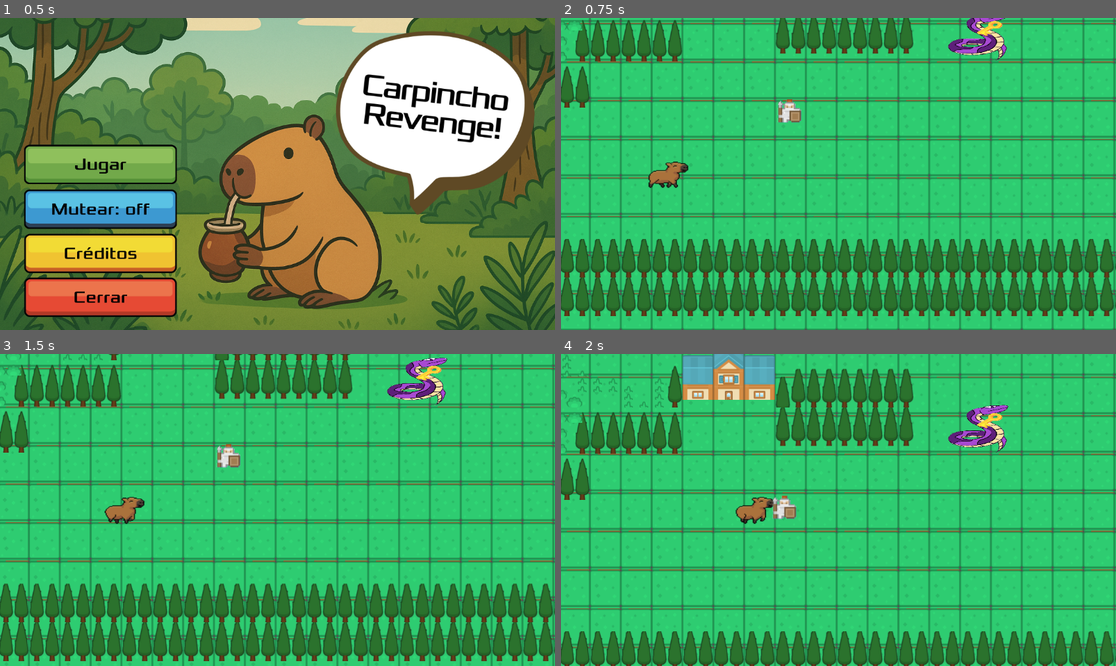
Above: before the commit, frames 1-4 (two rows, left to right).
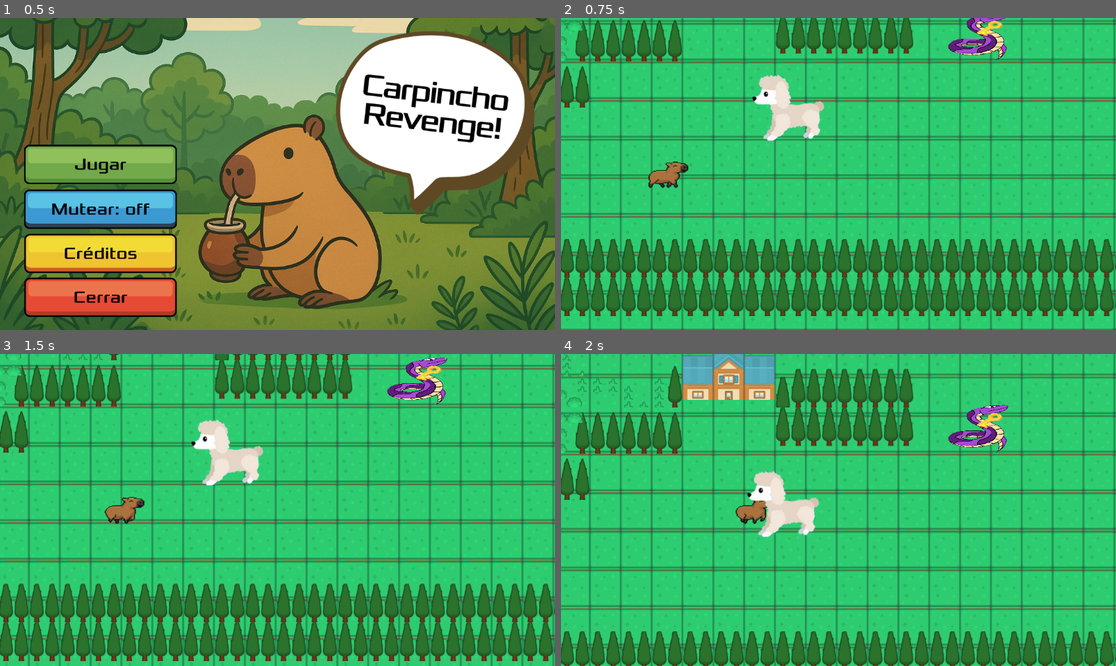
Above: after the commit, the same moments.

Repository: natayadev/carpincho-team
Game: Godot game, scene res://main.tscn
The game is run twice, just before and just after one commit, with the same random seed, the same clock (stepped at 60 frames per second) and the same inputs.
Inputs (mouse positions are in pixels of both pictures, inside the frame that each line leads up to):
- Up to frame 1 (0.5 s): no input
- Up to frame 2 (0.75 s): click (660, 164) at 0.5 s
- Up to frame 3 (1.5 s): tap Enter at 1.25 s; move the mouse to (227, 447) at 1.27 s; hold Right (move_right) from 1.28 s (still down); click (227, 447) at 1.42 s
- Up to frame 4 (2 s): keep holding Right (move_right)

Frame 1 is identical in both runs. In frame 2, 1.4% of the frame differs, in the area x 34-48%, y 18-40%; in frame 3, 1.4%; in frame 4, 1.4%, in the area x 33-47%, y 37-59%.

Commit message:
nuevos tiles

Diff:
--- a/escenas/enemigo/perseguidor.tscn
+++ b/escenas/enemigo/perseguidor.tscn
@@ -1,7 +1,29 @@
-[gd_scene load_steps=6 format=3 uid="uid://blpxvpf1mr1ff"]
+[gd_scene load_steps=9 format=3 uid="uid://blpxvpf1mr1ff"]
 
 [ext_resource type="Script" uid="uid://dfvafkv8bg7ha" path="res://escenas/enemigo/perseguidor.gd" id="1_nthqv"]
-[ext_resource type="Texture2D" uid="uid://drswlw24lf5w0" path="res://assets/compañero.png" id="2_wqgfo"]
+[ext_resource type="Texture2D" uid="uid://dytxustl5qaok" path="res://art/Caniche.png" id="2_nthqv"]
+
+[sub_resource type="AtlasTexture" id="AtlasTexture_wqgfo"]
+atlas = ExtResource("2_nthqv")
+region = Rect2(0, 0, 200, 200)
+
+[sub_resource type="AtlasTexture" id="AtlasTexture_40et8"]
+atlas = ExtResource("2_nthqv")
+region = Rect2(200, 0, 200, 200)
+
+[sub_resource type="SpriteFrames" id="SpriteFrames_yynuq"]
+animations = [{
+"frames": [{
+"duration": 1.0,
+"texture": SubResource("AtlasTexture_wqgfo")
+}, {
+"duration": 1.0,
+"texture": SubResource("AtlasTexture_40et8")
+}],
+"loop": true,
+"name": &"run",
+"speed": 5.0
+}]
 
 [sub_resource type="RectangleShape2D" id="RectangleShape2D_0ga16"]
 size = Vector2(41, 37)
@@ -14,8 +36,9 @@
 [node name="perseguidor" type="CharacterBody2D"]
 script = ExtResource("1_nthqv")
 
-[node name="Compañero" type="Sprite2D" parent="."]
-texture = ExtResource("2_wqgfo")
+[node name="run" type="AnimatedSprite2D" parent="."]
+sprite_frames = SubResource("SpriteFrames_yynuq")
+animation = &"run"
 
 [node name="CollisionShape2D" type="CollisionShape2D" parent="."]
 position = Vector2(-1, 1)
Not shown, added: art/Caniche.png.import
Binary file added: art/Double (128px)/box.png
Not shown, added: art/Double (128px)/box.png.import
Binary file added: art/Double (128px)/box_treasure.png
Not shown, added: art/Double (128px)/box_treasure.png.import
Binary file added: art/Double (128px)/box_wide.png
Not shown, added: art/Double (128px)/box_wide.png.import
Binary file added: art/Double (128px)/cart.png
Not shown, added: art/Double (128px)/cart.png.import
Binary file added: art/Double (128px)/cart_horse.png
Not shown, added: art/Double (128px)/cart_horse.png.import
Binary file added: art/Double (128px)/cart_top.png
(and 189 more such lines)
